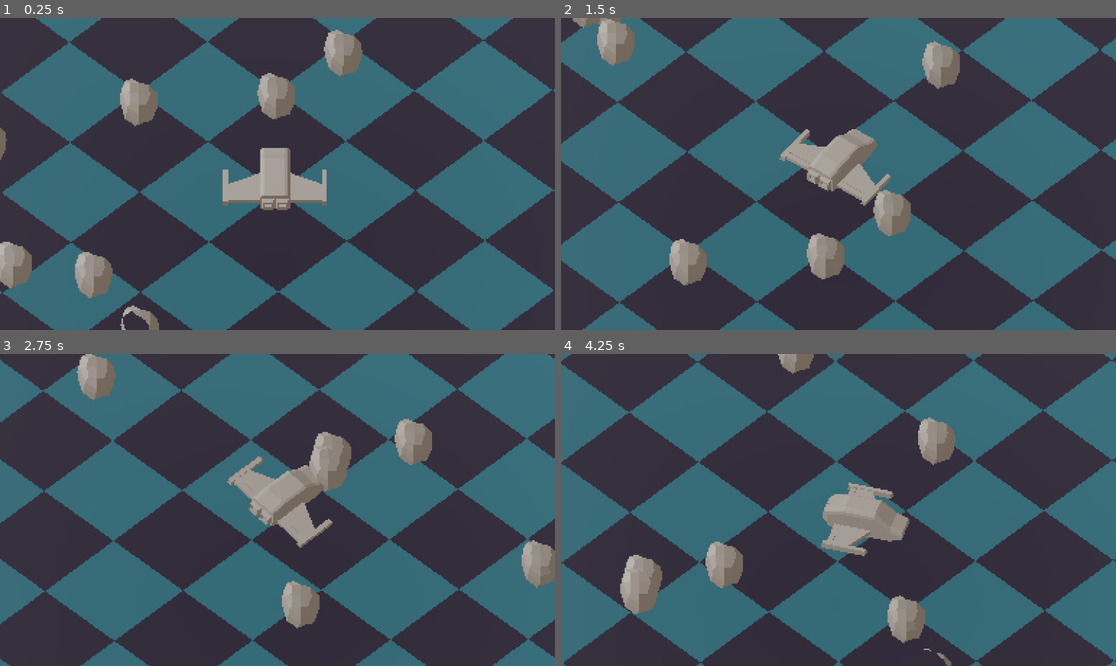
Above: before the commit, frames 1-4 (two rows, left to right).
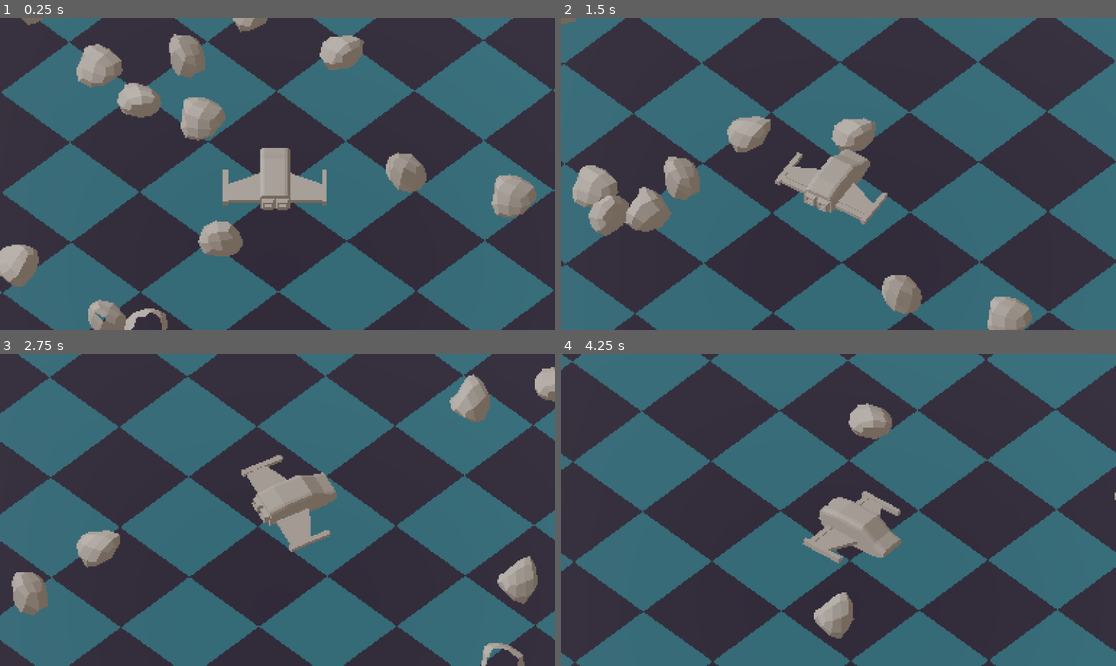
Above: after the commit, the same moments.

Repository: RandomLegoBrick/SpaceFighterReborn
Game: Godot game, scene res://scenes/world.tscn
Same seed, same stepped clock (60 frames per second), same inputs: the game is played once before the commit and once after it.
Inputs:
- Up to frame 1 (0.25 s): no input
- Up to frame 2 (1.5 s): hold D (RIGHT) 0.53-1.28 s; hold W (THROTTLE) 0.53-1.28 s; hold A (LEFT) from 1.28 s (still down); tap W (THROTTLE) at 1.35 s
- Up to frame 3 (2.75 s): release A (LEFT) at 2.03 s; hold D (RIGHT) from 2.03 s (still down); hold W (THROTTLE) from 2.03 s (still down)
- Up to frame 4 (4.25 s): release W (THROTTLE) at 2.78 s; tap W (THROTTLE) at 2.85 s; release D (RIGHT) at 3.53 s; hold A (LEFT) from 3.53 s (still down); hold W (THROTTLE) from 3.53 s (still down)

The runs differ from the first frame. In frame 1, 9.0% of the frame differs, in the area x 0-97%, y 0-100%; in frame 2, 81%; in frame 3, 76%; in frame 4, 84%, in the area x 0-100%, y 0-100%.

Commit message:
Camera shake and asteroid collisions

Diff:
--- a/project.godot
+++ b/project.godot
@@ -46,6 +46,10 @@
 ]
 }
 
+[physics]
+
+3d/default_gravity_vector=Vector3(0, 0, 0)
+
 [rendering]
 
 anti_aliasing/quality/msaa_3d=1
--- /dev/null
+++ b/scenes/asteroid.gd
@@ -0,0 +1,11 @@
+extends RigidBody3D
+
+var direction = Vector3(randf() - 0.5, 0, randf() - 0.5);
+
+
+func _ready():
+	apply_force(direction * 10)
+
+
+func _physics_process(delta: float) -> void:
+	position.y = 0
--- a/scenes/asteroid.tscn
+++ b/scenes/asteroid.tscn
@@ -1,11 +1,13 @@
-[gd_scene load_steps=3 format=3 uid="uid://ct27nlyl08xlt"]
+[gd_scene load_steps=4 format=3 uid="uid://ct27nlyl08xlt"]
 
+[ext_resource type="Script" uid="uid://to3jgqk7gbtd" path="res://scenes/asteroid.gd" id="1_6mo6b"]
 [ext_resource type="ArrayMesh" uid="uid://vfj3h57cl7xw" path="res://assets/asteroid/asteroid_1.obj" id="1_8hau4"]
 
 [sub_resource type="ConvexPolygonShape3D" id="ConvexPolygonShape3D_47jut"]
 points = PackedVector3Array(-0.248958, -1.38475, -0.234741, 0.544901, 1.21626, -0.453823, 0.548574, 1.23174, -0.593061, …(895 unchanged characters)…
 
-[node name="Asteroid" type="Area3D"]
+[node name="Asteroid" type="RigidBody3D"]
+script = ExtResource("1_6mo6b")
 
 [node name="MeshInstance3D" type="MeshInstance3D" parent="."]
 mesh = ExtResource("1_8hau4")
--- a/scenes/world.tscn
+++ b/scenes/world.tscn
@@ -51,7 +51,9 @@
 stretch_shrink = 3
 
 [node name="SubViewport" type="SubViewport" parent="SubViewportContainer"]
+handle_input_locally = false
 size = Vector2i(384, 216)
+render_target_update_mode = 4
 
 [node name="MeshInstance3D" type="MeshInstance3D" parent="SubViewportContainer/SubViewport"]
 transform = Transform3D(0.711646, 0, -0.702538, 0, 1, 0, 0.702538, 0, 0.711646, 0, -1.44993, 0)
--- a/scripts/camera_arm.gd
+++ b/scripts/camera_arm.gd
@@ -1,6 +1,13 @@
 extends Node3D
+
+var shake: float = 0;
+var decay: float = 20;
 
 func _physics_process(delta: float) -> void:
 
 	# lerp CameraArm position to the players position
 	position = lerp(position, $"../Player".position, 10 * delta)
+
+	if shake > 0:
+		position += Vector3((randf() - 0.5) * shake, 0.0, (randf() - 0.5) * shake)
+		shake -= decay * delta;
--- a/scripts/player.gd
+++ b/scripts/player.gd
@@ -5,10 +5,13 @@
 @export var DRAG: float = 0.03
 @export var HANDLING_FACTOR = 0.003
 @export var MAX_SPEED = 20;
+@export var push_force = 10;
 
 var rotationVelocity = 0
 
 func _physics_process(delta: float) -> void:
+
+
 
 	# handle trottle
 	if Input.is_action_pressed("THROTTLE") and velocity.length() < MAX_SPEED:
@@ -22,8 +25,18 @@
 	rotationVelocity -= Input.get_axis("LEFT", "RIGHT") * HANDLING_FACTOR * velocity.length() * delta
 	rotationVelocity *= 1 - DRAG;
 
+	position.y = lerp(position.y, 0.0, 10 * delta);
+
 	rotation.y += rotationVelocity;
 
 	rotation.x = rotationVelocity * -10 # roll when the ship turns
 
+
 	move_and_slide()
+
+	for i in get_slide_collision_count():
+		var c = get_slide_collision(i)
+		if c.get_collider() is RigidBody3D:
+			c.get_collider().apply_central_impulse(-c.get_normal() * push_force)
+			$"../CameraArm".shake = 3;
+			print(true);
--- a/scripts/world.gd
+++ b/scripts/world.gd
@@ -21,9 +21,11 @@
 
 		# get a random position (randf is 0 to 1)
 		var asteroidPos = Vector3((randf() - 0.5) * WORLD_SIZE, 0, (randf() - 0.5) * WORLD_SIZE)
+		var asteroidRot = Vector3((randf() - 0.5) * PI, (randf() - 0.5) * PI, 0);
 
 		# set the random position
 		asteroid.position = asteroidPos
+		asteroid.rotation = asteroidRot
 
 		# add it to the AsteroidArray node, it could be added to the root node but its helpfull to visualize it as an array sometimes
 		$SubViewportContainer/SubViewport/AsteroidArray.add_child(asteroid)
